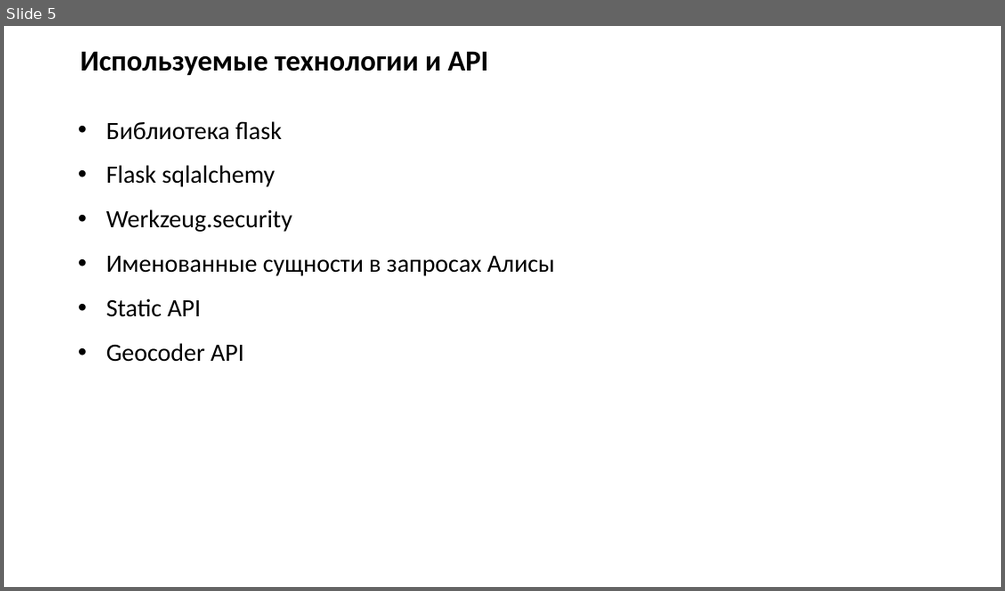
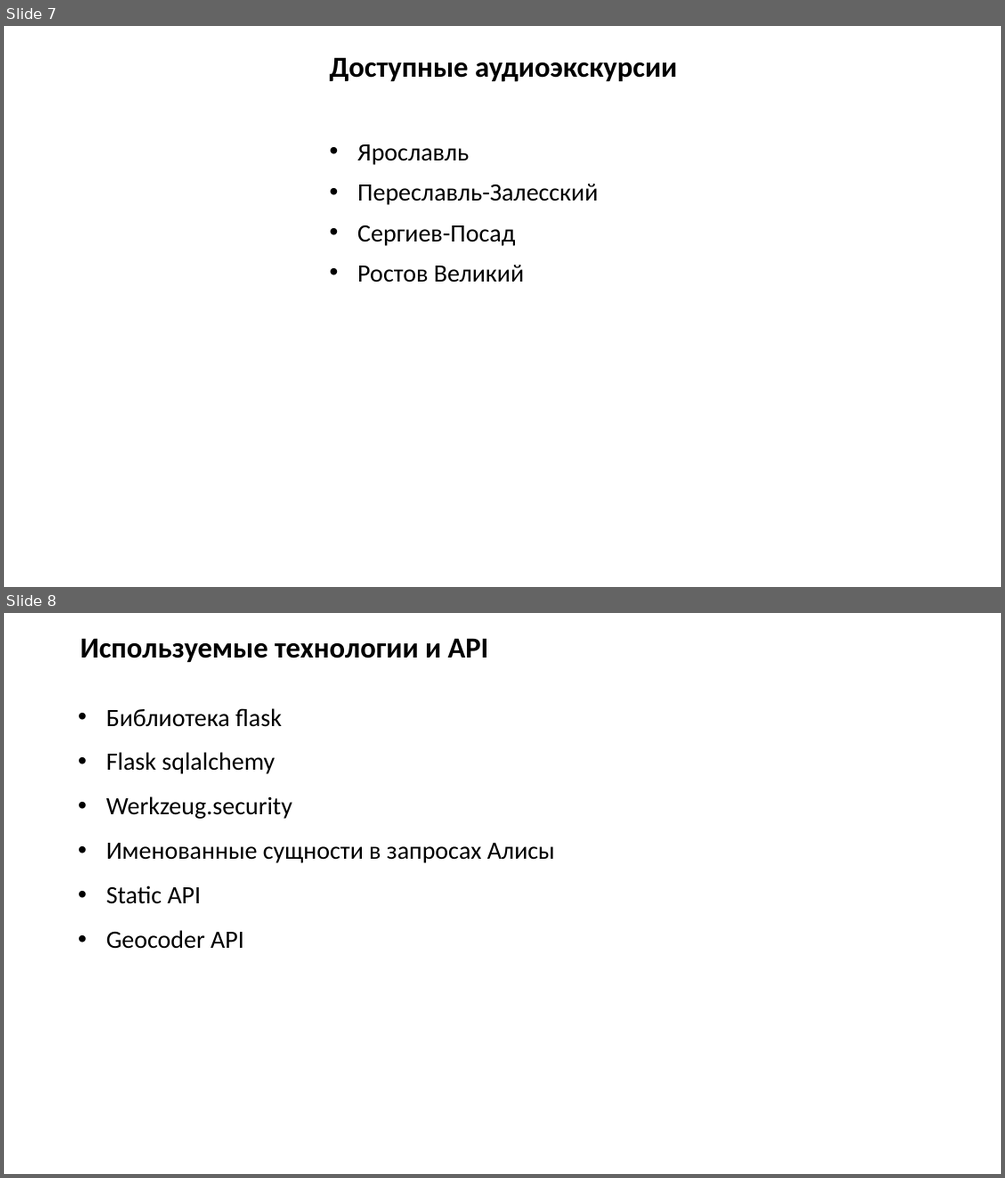
Before and after one commit to Neytrinoo/skillTour, a slide deck: presentation.pptx. Shown one above the other, each under a label of ours: slide 5 before the commit, slides 7 and 8 after it. The pictures are 1005x591 and 1005x1178 pixels, drawn with LibreOffice and Linux fonts; fonts in the diff are those of the drawing; background and template pictures are left out. Boxes give left, top, right and bottom in pixels: in the first picture for what was removed or moved away, otherwise in the second. Text is boxed around its words. In the diff, an @@ line names an element or a change of style, - is before the commit and + after.

```diff
--- a/presentation.pptx
+++ b/presentation.pptx
@@ slide 7 added at [4, 26, 1001, 587], background picture (left out) @@
@@ text added at [330, 57, 677, 82], 28 pt, text #000000, bold @@
+Доступные аудиоэкскурсии
@@ text added at [357, 144, 598, 282], 24 pt, text #000000 @@
+• Ярославль
+• Переславль-Залесский
+• Сергиев-Посад
+• Ростов Великий
@@ what was slide 5 is now slide 8 @@
```
Also in this commit, not shown: 3 slides changed, 3 other slides added, 2 slides removed, 2 other files.
